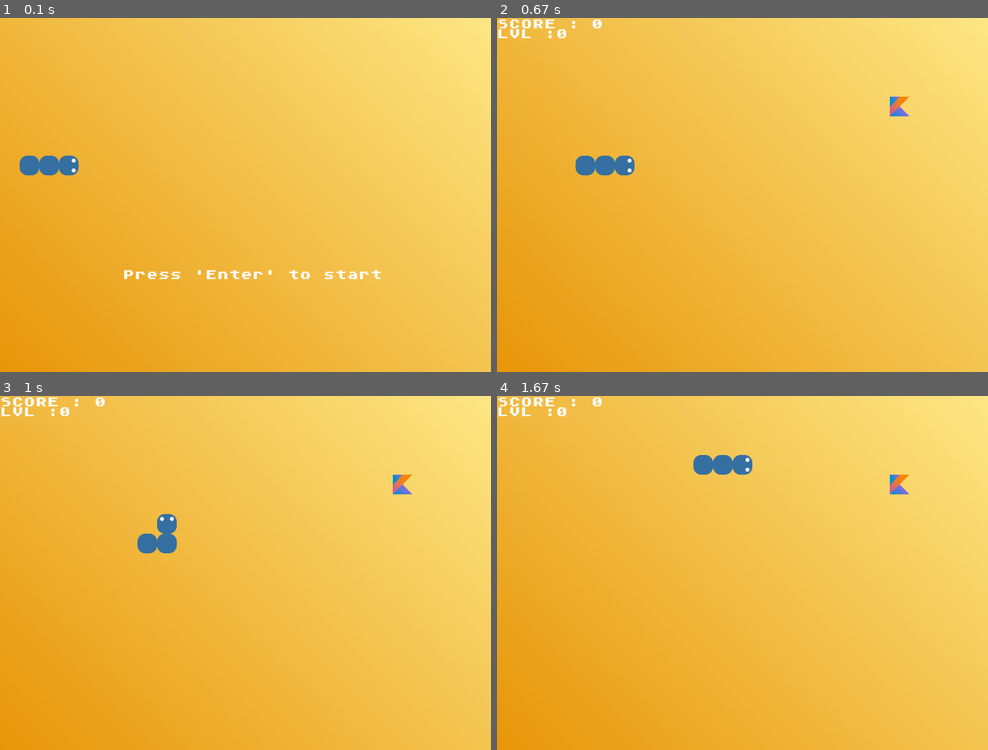
Above: before the commit, frames 1-4 (two rows, left to right).
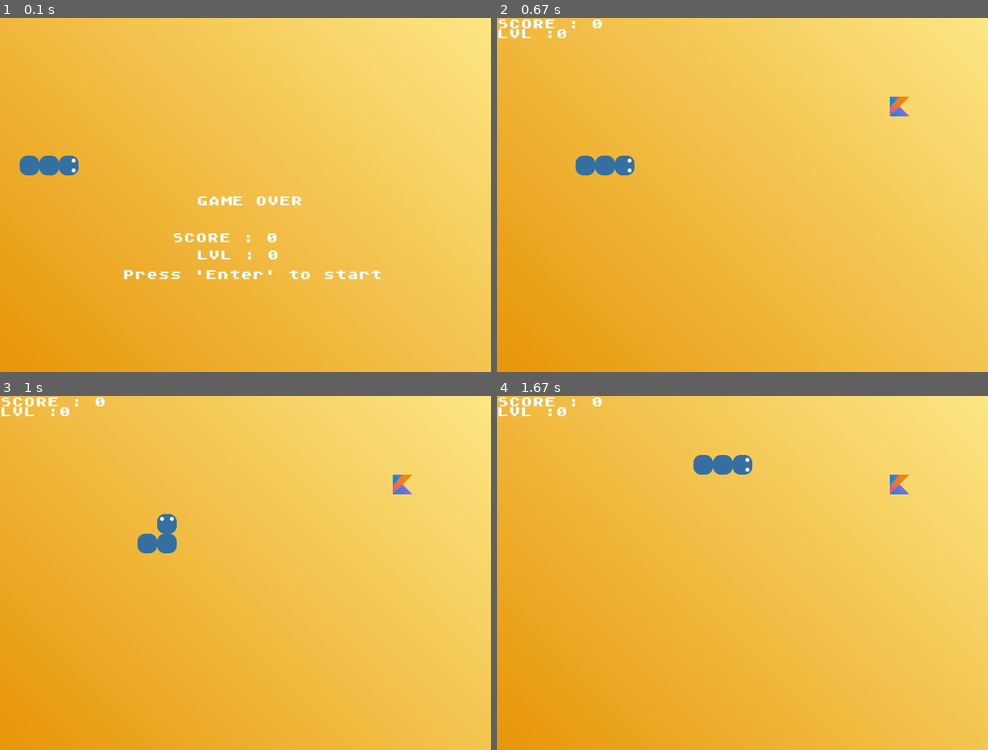
Above: after the commit, the same moments.

Repository: alexanderchainsaw/pygameHungryPythonOld
Game: pygame game, started from main.py
The game is run twice, just before and just after one commit, with the same random seed, the same clock (stepped at 60 frames per second) and the same inputs.
Inputs:
- Up to frame 1 (0.1 s): no input
- Up to frame 2 (0.67 s): hold Enter from 0.33 s (still down); hold Right from 0.33 s (still down)
- Up to frame 3 (1 s): release Enter at 0.8 s; release Right at 0.8 s; tap W at 0.83 s
- Up to frame 4 (1.67 s): hold Right from 1.23 s (still down)

The runs differ from the first frame. In frame 1, 0.6% of the frame differs, in the area x 35-62%, y 50-69%; in frame 2, nothing differs; in frame 3, nothing differs; in frame 4, nothing differs.

Commit message:
refactoring
removed start var, added lvlup_points for controling the ammount of points for level up

Diff:
--- a/main.py
+++ b/main.py
@@ -15,6 +15,7 @@
 FOOD_FOR_PYTHON = assets.FOOD_FOR_PYTHON
 game_time = pygame.time.Clock()
 speed = 10  # difficulty (higher = faster)
+lvlup_points = 100  # points for level up
 LEVELS = (levels.zero, levels.one, levels.two, levels.three, levels.four)
 
 
@@ -52,7 +53,7 @@
     food = create_food(snake, obstacles)
     rand_food = random.choice(FOOD_FOR_PYTHON)
     pos = (1, 0)
-    running, start, won = False, False, False
+    running, won = False, False
     lost = True
     score = 0
     flag = True  # preventing a bug ( simultaneous key presses causing game over )
@@ -67,14 +68,14 @@
                     sys.exit()
                 if event.key == pygame.K_RETURN and not running:
                     if won:
-                        flag, start, running = True, True, True
+                        flag, running = True, True
                         snake = init_snake()
                         food = create_food(snake, obstacles)
                         pos = (1, 0)
                         head_position = assets.HEAD_RIGHT
                         won = False
                     elif lost:
-                        flag, start, running = True, True, True
+                        flag, running = True, True
                         snake = init_snake()
                         food = create_food(snake, obstacles)
                         pos = (1, 0)
@@ -82,7 +83,7 @@
                         score = 0
                         lvl = 0
                     else:
-                        flag, start, running = True, True, True
+                        flag, running = True, True
                         snake = init_snake()
                         food = create_food(snake, obstacles)
                         pos = (1, 0)
@@ -162,7 +163,7 @@
                 elif next_s in snake or next_s in obstacles:
                     running = False
                     lost = True
-        if score == 100:
+        if score == lvlup_points:
             lvl += 1
             if lvl > len(LEVELS)-1:
                 won = True
@@ -190,7 +191,7 @@
             if won:
                 print_text(screen, main_font, WIDTH // 2 - 100,
                            HEIGHT // 2, 'VICTORY')
-            if start and lost:
+            if lost:
                 print_text(screen, main_font, WIDTH // 2 - 100,
                            HEIGHT // 2, 'GAME OVER')
                 print_text(screen, main_font, WIDTH // 2 - 150,
